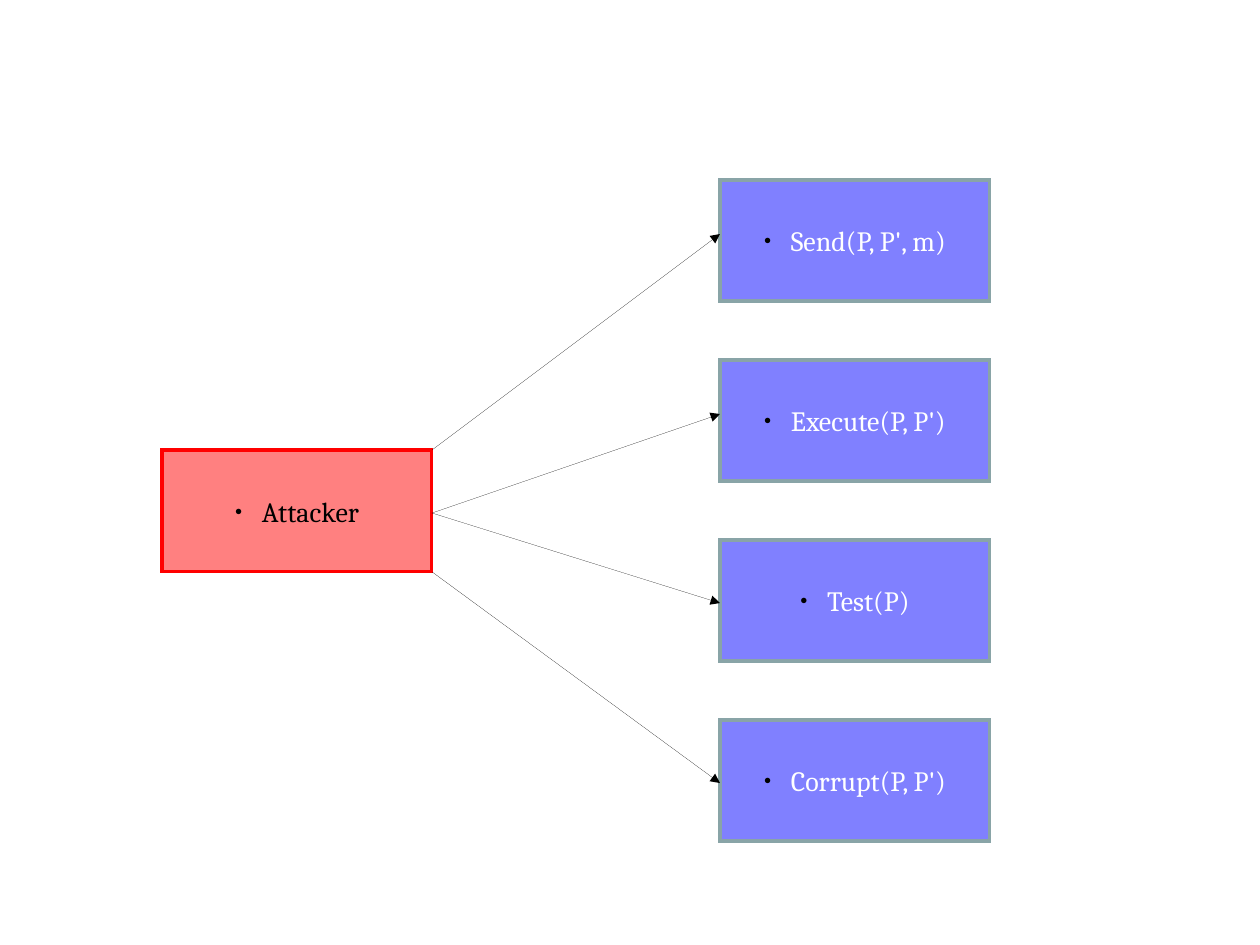
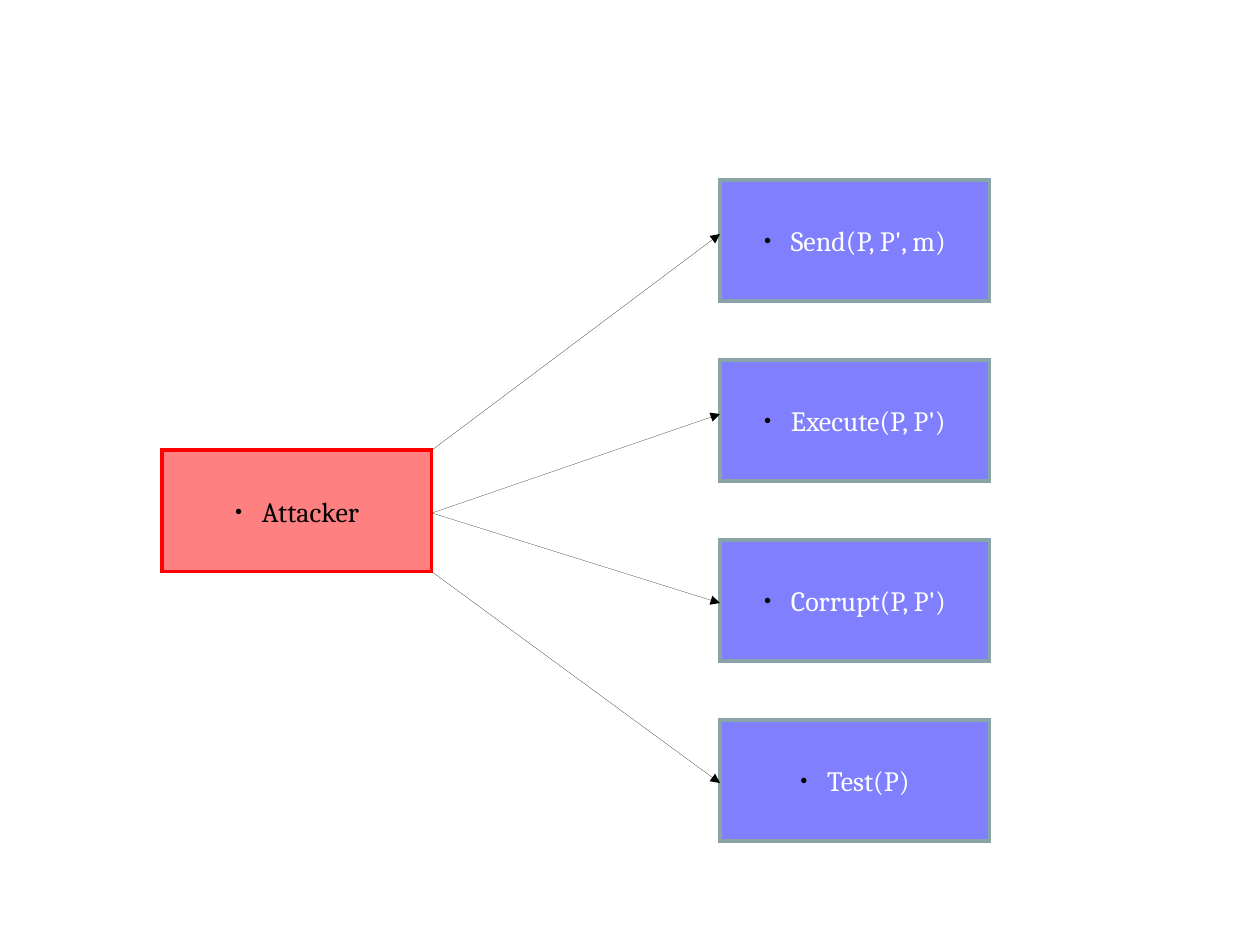
Before and after one commit to franziskuskiefer/phd-thesis, a slide deck: slide 1 of phd/slides/pakeGame.odp. Drawn at 1260x945 pixels with LibreOffice and Linux fonts; fonts in the diff are those of the drawing. Boxes give left, top, right and bottom in pixels: in the first picture for what was removed or moved away, otherwise in the second. Text is boxed around its words. In the diff, an @@ line names an element or a change of style, - is before the commit and + after.

```diff
--- a/phd/slides/pakeGame.odp
+++ b/phd/slides/pakeGame.odp
@@ text in rectangle at bbox=[791, 591, 946, 617]: text changed @@
-● Test(P)
+● Corrupt(P, P')
@@ text in rectangle at bbox=[827, 771, 909, 795]: text changed @@
-● Corrupt(P, P')
+● Test(P)
```
Also in this commit, not shown: 2 other files.
